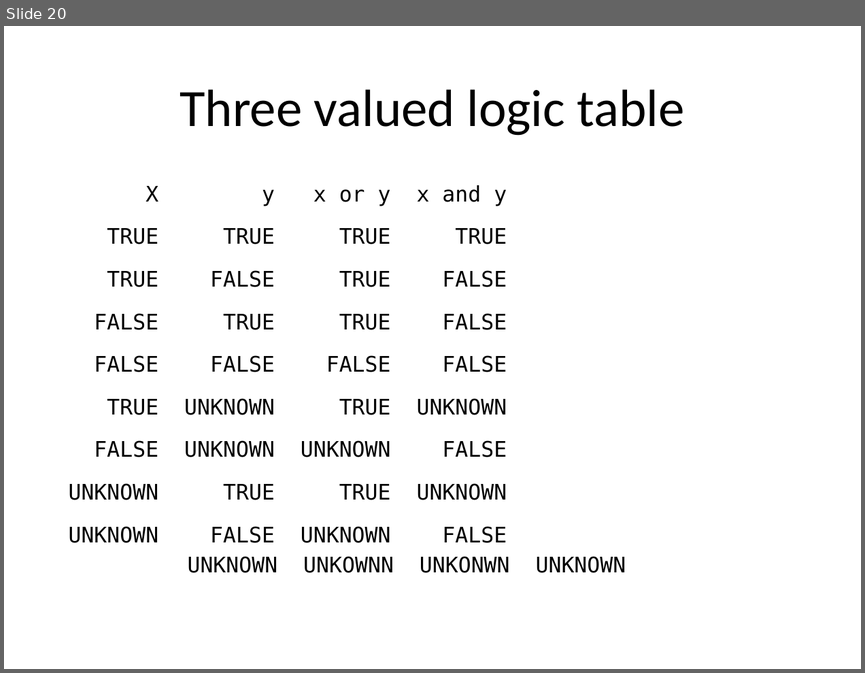
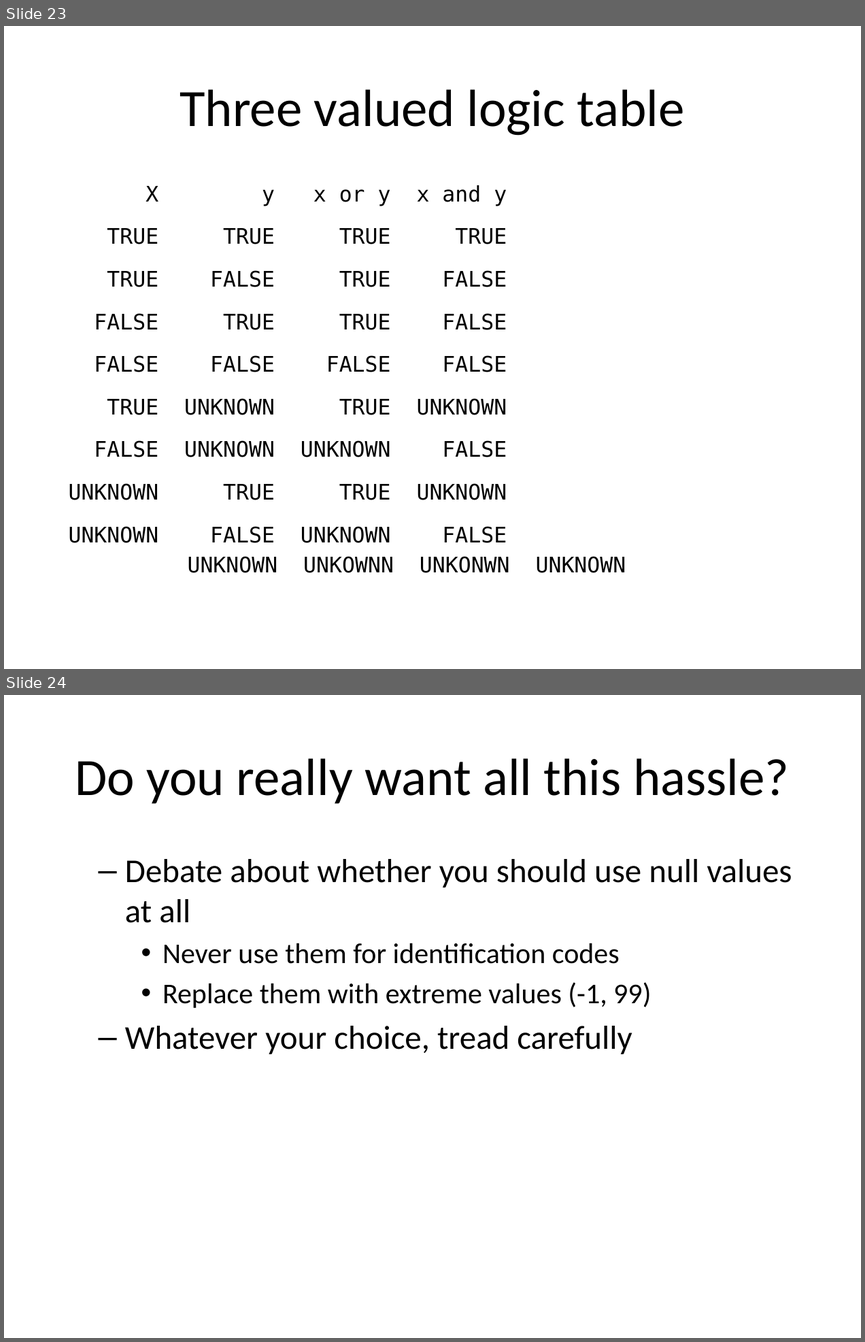
Before and after one commit to pmean/introduction-to-sql, a slide deck: src/null-values.pptx. Shown one above the other, each under a label of ours: slide 20 before the commit, slides 23 and 24 after it. The pictures are 865x673 and 865x1342 pixels, drawn with LibreOffice and Linux fonts; fonts in the diff are those of the drawing. Boxes give left, top, right and bottom in pixels: in the first picture for what was removed or moved away, otherwise in the second. Text is boxed around its words. In the diff, an @@ line names an element or a change of style, - is before the commit and + after.

Commit message:
Split null-values lecture into two parts

```diff
--- a/src/null-values.pptx
+++ b/src/null-values.pptx
@@ slide 24 added at (4,695,861,1338), background #FFFFFF @@
@@ title added at (75,758,789,804), 44 pt, text #000000 @@
+Do you really want all this hassle?
@@ text added at (125,859,791,1054), 28 pt, text #000000 @@
+  – Debate about whether you should use null values at all
+    • Never use them for identification codes
+    • Replace them with extreme values (-1, 99)
+  – Whatever your choice, tread carefully
@@ what was slide 20 is now slide 23 @@
```
Also in this commit, not shown: 8 slides changed, 4 other slides added, 1 other file.
